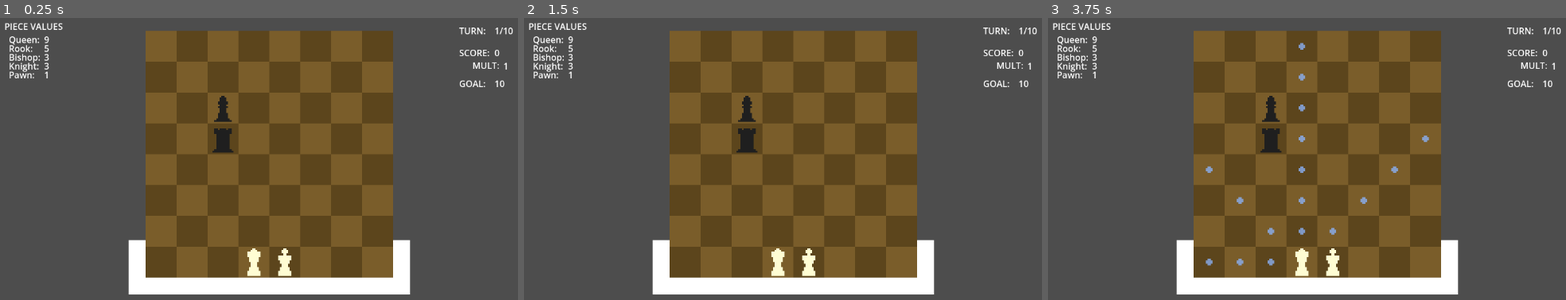
Above: before the commit, frames 1-3 (left to right).
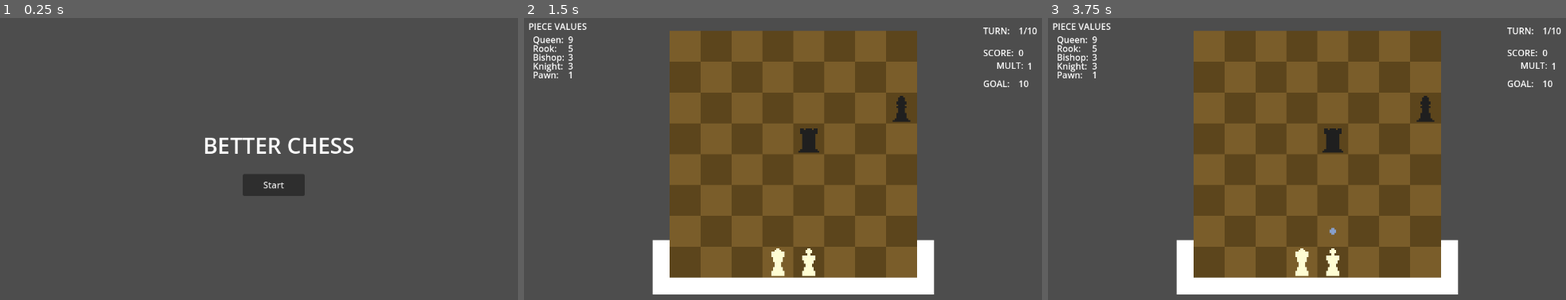
Above: after the commit, the same moments.

Repository: hi-im-vy/better-chess
Game: Godot game, scene res://Scenes/start.tscn
Two runs of this game, one before a commit and one after it. Both use one fixed random seed, a clock stepped at 60 frames per second and the inputs below. Before the commit the project starts from res://Scenes/main.tscn.
Inputs (mouse positions are in pixels of both pictures, inside the frame that each line leads up to):
- Up to frame 1 (0.25 s): no input
- Up to frame 2 (1.5 s): click (798, 184) at 0.5 s, where only the run after the commit has a clickable "Start"; tap Enter at 1.25 s; move the mouse to (684, 263) at 1.27 s; click (684, 263) at 1.42 s
- Up to frame 3 (3.75 s): tap Space at 2, 3.5 s; move the mouse to (1239, 263) at 2.02 s; click (1239, 263) at 2.17 s; tap Enter at 2.75 s; move the mouse to (1270, 263) at 2.77 s; click (1270, 263) at 2.92 s; move the mouse to (1301, 263) at 3.52 s; click (1301, 263) at 3.67 s

The runs differ from the first frame. In frame 1, 47% of the frame differs, in the area x 0-100%, y 1-99%; in frame 2, 0.8%; in frame 3, 1.2%.

Commit message:
Scene transitions

Diff:
--- a/better-chess/Autoloads/PlayerVariables.gd
+++ b/better-chess/Autoloads/PlayerVariables.gd
@@ -18,8 +18,27 @@
 #current player items
 var CurrentInventory
 
+#result from latest round
+var LastRoundResult
+
+#base gold per round win
+var BaseGoldGain
+#starting constant
+const BaseGoldGainStart = 2
+
+#max gold for winning turns early
+var MaxGoldGainFromTurns
+#starting constant
+const MaxGoldGainFromTurnsStart = 10
+
+#max gold gain per round
+var MaxGoldGainPerRound
+#starting constant
+const MaxGoldGainPerRoundStart = 20
+
 #needed classes
 const Piece = preload("res://Classes/Piece.gd")
+const Result = preload("res://Classes/Result.gd")
 
 #base values for pieces
 const QueenBaseValue = 9
@@ -89,6 +108,14 @@
 	kingPiece.StartingLocation = kingStart
 	CurrentArmy[kingPiece] = kingStart
 
+	#set base gold gain values
+	BaseGoldGain = BaseGoldGainStart
+	MaxGoldGainFromTurns = MaxGoldGainFromTurnsStart
+	MaxGoldGainPerRound = MaxGoldGainPerRoundStart
+
 	#wipe passives and inventory
 	CurrentPassives = {}
 	CurrentInventory = {}
+
+	#set last round result to new
+	LastRoundResult = Result.new()
--- /dev/null
+++ b/better-chess/Classes/Result.gd
@@ -0,0 +1,66 @@
+extends Node
+
+class_name Result
+
+#public variables
+var Score
+var ScoreGoal
+var TurnCount
+var TurnMax
+var LoseReason
+
+#constant code
+const StalemateCode = "Stalemate"
+const CheckmateCode = "Checkmate"
+const TurnLimitCode = "Turn Limit"
+
+func _init():
+	Score = 0
+	ScoreGoal = 0
+	TurnCount = 0
+	TurnMax = 0
+	ResetLoseReason()
+
+func SetLoseReasonToStalemate():
+	LoseReason = StalemateCode
+
+func SetLoseReasonToCheckmate():
+	LoseReason = CheckmateCode
+
+func SetLoseReasonToTurnLimit():
+	LoseReason = TurnLimitCode
+
+func ResetLoseReason():
+	LoseReason = ""
+
+func IsLoseReasonStalemate() -> bool:
+	var returnBool = false
+
+	if (LoseReason == StalemateCode):
+		returnBool = true
+
+	return returnBool
+
+func IsLoseReasonCheckmate() -> bool:
+	var returnBool = false
+
+	if (LoseReason == CheckmateCode):
+		returnBool = true
+
+	return returnBool
+
+func IsLoseReasonTurnLimit() -> bool:
+	var returnBool = false
+
+	if (LoseReason == TurnLimitCode):
+		returnBool = true
+
+	return returnBool
+
+func IsLoseReasonBlank() -> bool:
+	var returnBool = false
+
+	if (LoseReason == ""):
+		returnBool = true
+
+	return returnBool
--- a/better-chess/Scenes/Chess.gd
+++ b/better-chess/Scenes/Chess.gd
@@ -499,14 +499,39 @@
 	#print("YOU WIN! End at turn " + str(myTurnCount))
 	PushMessage("YOU WIN! On Turn " + str(myTurnCount))
 
+	#set results
+	PlayerVariables.LastRoundResult.Score = myCurScore
+	PlayerVariables.LastRoundResult.ScoreGoal = myCurGoal
+	PlayerVariables.LastRoundResult.TurnCount = myTurnCount
+	PlayerVariables.LastRoundResult.TurnMax = myTurnLimitCount
+
+	#go to round win screen
+	Global.goto_scene("res://Scenes/roundWin.tscn")
+
 func GameOverByCheckmate():
 	PushMessage("YOU LOSE by Checkmate")
+	PlayerVariables.LastRoundResult.SetLoseReasonToCheckmate()
+	GameOver()
 
 func GameOverByStalemate():
 	PushMessage("YOU LOSE by Stalemate")
+	PlayerVariables.LastRoundResult.SetLoseReasonToStalemate()
+	GameOver()
 
 func GameOverByTurnLimit():
 	PushMessage("YOU LOSE by Turn Limit")
+	PlayerVariables.LastRoundResult.SetLoseReasonToTurnLimit()
+	GameOver()
+
+func GameOver():
+	#set results
+	PlayerVariables.LastRoundResult.Score = myCurScore
+	PlayerVariables.LastRoundResult.ScoreGoal = myCurGoal
+	PlayerVariables.LastRoundResult.TurnCount = myTurnCount
+	PlayerVariables.LastRoundResult.TurnMax = myTurnLimitCount
+
+	#go to game over screen
+	Global.goto_scene("res://Scenes/gameOver.tscn")
 
 
 #changes a board vector (like (0,1)) into a global position based on cell width
--- /dev/null
+++ b/better-chess/Scenes/gameOver.gd
@@ -0,0 +1,25 @@
+extends Node2D
+
+#node reference
+@onready var Reason = $"CanvasLayer/Reason"
+
+
+# Called when the node enters the scene tree for the first time.
+func _ready() -> void:
+
+	#set lose reason
+	if (PlayerVariables.LastRoundResult.IsLoseReasonStalemate()):
+		Reason.text = "You lost by stalemate (you weren't in check, but you had no legal moves left.)"
+	elif (PlayerVariables.LastRoundResult.IsLoseReasonCheckmate()):
+		Reason.text = "You lost by checkmate (you were in check and had no legal way to get out of it.)"
+	elif (PlayerVariables.LastRoundResult.IsLoseReasonTurnLimit()):
+		Reason.text = "You lost by turn limit (you must get " + str(PlayerVariables.LastRoundResult.ScoreGoal) + " points in " + str(PlayerVariables.LastRoundResult.TurnMax) + " turns.)"
+	else:
+		Reason.text = "How did you get here?? eh just try again"
+
+#try again - set player to level 0 and move to main
+func _on_try_again_pressed() -> void:
+	#start player level 0
+	PlayerVariables.StartPlayerAtLevel0()
+	#send to board
+	Global.goto_scene("res://Scenes/main.tscn")
--- /dev/null
+++ b/better-chess/Scenes/gameOver.tscn
@@ -0,0 +1,34 @@
+[gd_scene load_steps=2 format=3 uid="uid://bcaug3qrbcey2"]
+
+[ext_resource type="Script" uid="uid://dwb6cl3i3s4xp" path="res://Scenes/gameOver.gd" id="1_houp4"]
+
+[node name="GameOver" type="Node2D"]
+script = ExtResource("1_houp4")
+
+[node name="Camera2D" type="Camera2D" parent="."]
+
+[node name="CanvasLayer" type="CanvasLayer" parent="."]
+
+[node name="Title" type="Label" parent="CanvasLayer"]
+offset_top = 256.0
+offset_right = 1152.0
+offset_bottom = 311.0
+theme_override_font_sizes/font_size = 40
+text = "Game Over"
+horizontal_alignment = 1
+
+[node name="Reason" type="Label" parent="CanvasLayer"]
+offset_top = 320.0
+offset_right = 1152.0
+offset_bottom = 343.0
+text = "how are you seeing this text??"
+horizontal_alignment = 1
+
+[node name="TryAgain" type="Button" parent="CanvasLayer"]
+offset_left = 536.0
+offset_top = 360.0
+offset_right = 617.0
+offset_bottom = 391.0
+text = "Try Again"
+
+[connection signal="pressed" from="CanvasLayer/TryAgain" to="." method="_on_try_again_pressed"]
--- /dev/null
+++ b/better-chess/Scenes/roundWin.gd
@@ -0,0 +1,39 @@
+extends Node2D
+
+#node references
+@onready var ScoreCounter = $"CanvasLayer/ScoreTitle/ScoreCounter"
+@onready var TurnCounter = $"CanvasLayer/TurnTitle/TurnCounter"
+@onready var GoldCounter = $"CanvasLayer/GoldCounter"
+
+func _ready() -> void:
+	ScoreCounter.text = str(PlayerVariables.LastRoundResult.Score) + "/" + str(PlayerVariables.LastRoundResult.ScoreGoal)
+	TurnCounter.text = str(PlayerVariables.LastRoundResult.TurnCount) + "/" + str(PlayerVariables.LastRoundResult.TurnMax)
+	CalculateAndDisplayGoldGain()
+
+func CalculateAndDisplayGoldGain():
+	var resultString = ""
+	var totalGold = 0
+
+	#base gold
+	totalGold = totalGold + PlayerVariables.BaseGoldGain
+	resultString += "Base Gold Gain: " + str(PlayerVariables.BaseGoldGain) + "\n"
+
+	#gold from early round end
+	var turnDiff = PlayerVariables.LastRoundResult.TurnMax - PlayerVariables.LastRoundResult.TurnCount
+	var turnGoldGain = turnDiff
+	if (turnGoldGain > PlayerVariables.MaxGoldGainFromTurns):
+		turnGoldGain = PlayerVariables.MaxGoldGainFromTurns
+	totalGold += + turnGoldGain
+	resultString += "Gold Gained From Early Win (Max " + str(PlayerVariables.MaxGoldGainFromTurns) + "): " + str(turnGoldGain) + "\n"
+
+	#check if hit max gold
+	if (totalGold > PlayerVariables.MaxGoldGainPerRound):
+		totalGold = PlayerVariables.MaxGoldGainPerRound
+
+	#add to player current gold
+	PlayerVariables.CurrentGold += totalGold
+
+	#display total
+	resultString += "TOTAL GOLD (Max " + str(PlayerVariables.MaxGoldGainPerRound) + "): " + str(totalGold)
+
+	GoldCounter.text = resultString
--- /dev/null
+++ b/better-chess/Scenes/roundWin.tscn
@@ -0,0 +1,53 @@
+[gd_scene load_steps=2 format=3 uid="uid://74tn1tqs3l8r"]
+
+[ext_resource type="Script" uid="uid://du1syj2e2ctgn" path="res://Scenes/roundWin.gd" id="1_jyq4e"]
+
+[node name="RoundWin" type="Node2D"]
+script = ExtResource("1_jyq4e")
+
+[node name="Camera2D" type="Camera2D" parent="."]
+
+[node name="CanvasLayer" type="CanvasLayer" parent="."]
+
+[node name="RoundWinTitle" type="Label" parent="CanvasLayer"]
+offset_left = 520.0
+offset_top = 232.0
+offset_right = 640.0
+offset_bottom = 260.0
+theme_override_font_sizes/font_size = 20
+text = "Round Won!"
+
+[node name="ScoreTitle" type="Label" parent="CanvasLayer"]
+offset_left = 496.0
+offset_top = 272.0
+offset_right = 552.0
+offset_bottom = 295.0
+text = "Score:"
+
+[node name="ScoreCounter" type="Label" parent="CanvasLayer/ScoreTitle"]
+layout_mode = 0
+offset_left = 56.0
+offset_right = 96.0
+offset_bottom = 23.0
+text = "0"
+
+[node name="TurnTitle" type="Label" parent="CanvasLayer"]
+offset_left = 496.0
+offset_top = 295.0
+offset_right = 537.0
+offset_bottom = 318.0
+text = "Turn:"
+
+[node name="TurnCounter" type="Label" parent="CanvasLayer/TurnTitle"]
+layout_mode = 0
+offset_left = 56.0
+offset_right = 96.0
+offset_bottom = 23.0
+text = "0"
+
+[node name="GoldCounter" type="Label" parent="CanvasLayer"]
+offset_left = 496.0
+offset_top = 320.0
+offset_right = 720.0
+offset_bottom = 424.0
+text = "0"
--- /dev/null
+++ b/better-chess/Scenes/start.gd
@@ -0,0 +1,9 @@
+extends Node2D
+
+
+#start game
+func _on_button_pressed() -> void:
+	#start player level 0
+	PlayerVariables.StartPlayerAtLevel0()
+	#send to board
+	Global.goto_scene("res://Scenes/main.tscn")
--- /dev/null
+++ b/better-chess/Scenes/start.tscn
@@ -0,0 +1,27 @@
+[gd_scene load_steps=2 format=3 uid="uid://dopwyxvtq5rrg"]
+
+[ext_resource type="Script" uid="uid://bqbwd3cprubqv" path="res://Scenes/start.gd" id="1_3bxa3"]
+
+[node name="Start" type="Node2D"]
+script = ExtResource("1_3bxa3")
+
+[node name="Camera2D" type="Camera2D" parent="."]
+
+[node name="CanvasLayer" type="CanvasLayer" parent="."]
+
+[node name="Title" type="Label" parent="CanvasLayer"]
+offset_left = 456.0
+offset_top = 280.0
+offset_right = 730.0
+offset_bottom = 336.0
+theme_override_font_sizes/font_size = 40
+text = "BETTER CHESS"
+
+[node name="Button" type="Button" parent="CanvasLayer"]
+offset_left = 528.0
+offset_top = 360.0
+offset_right = 640.0
+offset_bottom = 400.0
+text = "Start"
+
+[connection signal="pressed" from="CanvasLayer/Button" to="." method="_on_button_pressed"]
--- a/better-chess/project.godot
+++ b/better-chess/project.godot
@@ -11,7 +11,7 @@
 [application]
 
 config/name="Better Chess"
-run/main_scene="uid://df0jsu70eqvyi"
+run/main_scene="uid://dopwyxvtq5rrg"
 config/features=PackedStringArray("4.4", "GL Compatibility")
 config/icon="res://icon.svg"
 
Not shown, added: better-chess/Classes/Result.gd.uid
Not shown, added: better-chess/Scenes/gameOver.gd.uid
Not shown, added: better-chess/Scenes/roundWin.gd.uid
Not shown, added: better-chess/Scenes/start.gd.uid
